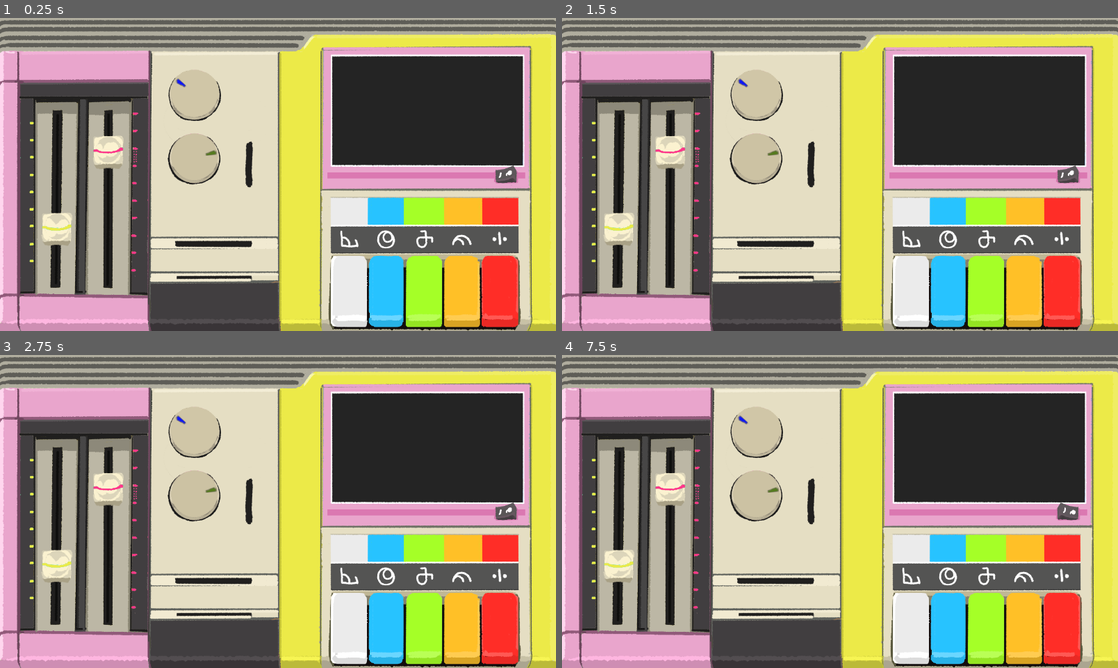
Above: before the commit, frames 1-4 (two rows, left to right).
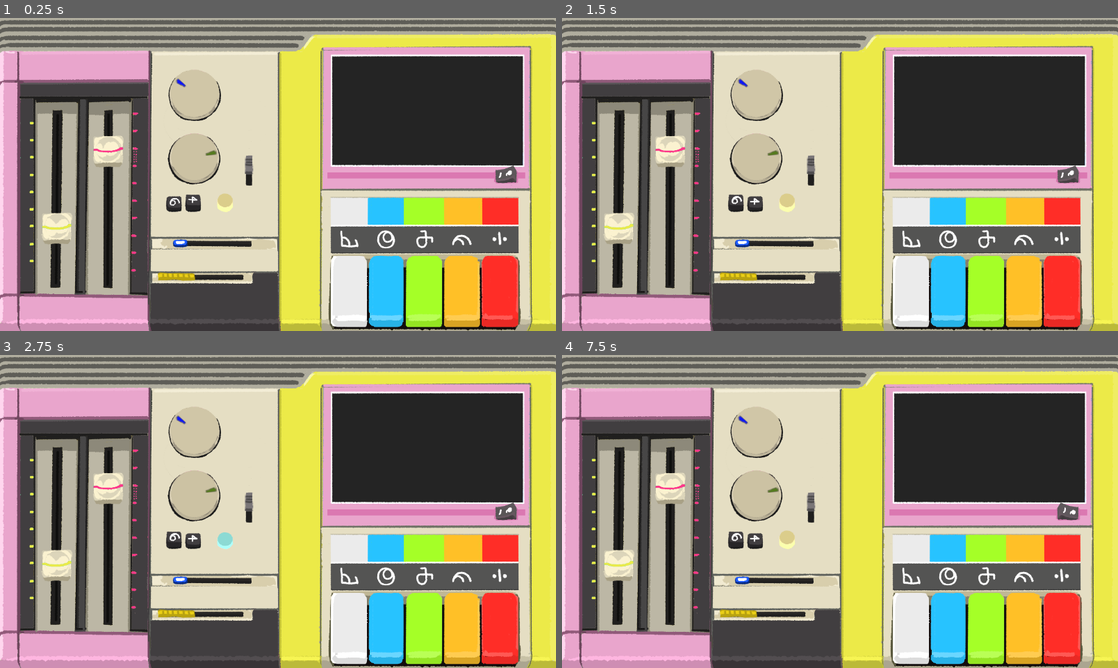
Above: after the commit, the same moments.

Repository: courtesyy/Doohickey
Game: Godot game, scene res://Root scene.tscn
The game is run twice, just before and just after one commit, with the same random seed, the same clock (stepped at 60 frames per second) and the same inputs.
Inputs (mouse positions are in pixels of both pictures, inside the frame that each line leads up to):
- Up to frame 1 (0.25 s): no input
- Up to frame 2 (1.5 s): click (573, 27) at 0.52 s; click (745, 202) at 1.27 s
- Up to frame 3 (2.75 s): click (227, 539) at 2.02 s
- Up to frame 4 (7.5 s): click (789, 539) at 2.77 s; click (912, 627) at 3.5 s; click (945, 627) at 4.25 s; click (984, 627) at 5 s; click (1023, 627) at 5.75 s; click (1062, 627) at 6.5 s; click (1067, 511) at 7.25 s

The runs differ from the first frame. In frame 1, 2.0% of the frame differs, in the area x 7-51%, y 39-85%; in frame 2, 2.0%; in frame 3, 2.0%; in frame 4, 2.0%.

Commit message:
Buttons done
Yay!

Diff:
--- a/Root scene.tscn
+++ b/Root scene.tscn
@@ -19,6 +19,13 @@
 [ext_resource path="res://Sprites/yellowDown.png" type="Texture" id=17]
 [ext_resource path="res://Sprites/blueDown.png" type="Texture" id=18]
 [ext_resource path="res://Sprites/greenDown.png" type="Texture" id=19]
+[ext_resource path="res://Sprites/pairbuttons2.png" type="Texture" id=20]
+[ext_resource path="res://Sprites/pairbuttons1.png" type="Texture" id=21]
+[ext_resource path="res://Sprites/singlebuttonUp.png" type="Texture" id=22]
+[ext_resource path="res://Sprites/singlebuttonDown.png" type="Texture" id=23]
+[ext_resource path="res://Sprites/smallsliderR.png" type="Texture" id=24]
+[ext_resource path="res://Sprites/smallsliderTop.png" type="Texture" id=25]
+[ext_resource path="res://Sprites/smallsliderBottom.png" type="Texture" id=26]
 
 [sub_resource type="StyleBoxTexture" id=4]
 texture = ExtResource( 2 )
@@ -54,6 +61,38 @@
 
 [sub_resource type="BitmapFont" id=9]
 
+[sub_resource type="StyleBoxTexture" id=14]
+texture = ExtResource( 25 )
+region_rect = Rect2( 0, 0, 35, 18 )
+
+[sub_resource type="StyleBoxEmpty" id=15]
+
+[sub_resource type="StyleBoxEmpty" id=16]
+
+[sub_resource type="StyleBoxTexture" id=13]
+texture = ExtResource( 24 )
+region_rect = Rect2( 0, 0, 15, 45 )
+
+[sub_resource type="StyleBoxEmpty" id=10]
+
+[sub_resource type="StyleBoxEmpty" id=11]
+
+[sub_resource type="Theme" id=12]
+HScrollBar/styles/grabber = SubResource( 14 )
+HScrollBar/styles/grabber_highlight = SubResource( 14 )
+HScrollBar/styles/grabber_pressed = SubResource( 14 )
+HScrollBar/styles/scroll = SubResource( 15 )
+HScrollBar/styles/scroll_focus = SubResource( 16 )
+VScrollBar/styles/grabber = SubResource( 13 )
+VScrollBar/styles/grabber_highlight = SubResource( 13 )
+VScrollBar/styles/grabber_pressed = SubResource( 13 )
+VScrollBar/styles/scroll = SubResource( 10 )
+VScrollBar/styles/scroll_focus = SubResource( 11 )
+
+[sub_resource type="StyleBoxTexture" id=17]
+texture = ExtResource( 26 )
+region_rect = Rect2( 0, 0, 89, 21 )
+
 [node name="Root scene" type="Node2D"]
 
 [node name="That thang" type="Control" parent="."]
@@ -81,7 +120,6 @@
 margin_right = 172.0
 margin_bottom = 627.0
 rect_rotation = 0.5
-page = 1.0
 value = 70.0
 
 [node name="SliderR" type="VScrollBar" parent="That thang/Buttons/Large sliders"]
@@ -92,7 +130,6 @@
 custom_styles/grabber_highlight = SubResource( 5 )
 custom_styles/grabber = SubResource( 6 )
 custom_styles/grabber_pressed = SubResource( 7 )
-page = 1.0
 value = 20.0
 
 [node name="Knobs" type="Control" parent="That thang/Buttons"]
@@ -177,14 +214,14 @@
 margin_right = 40.0
 margin_bottom = 40.0
 
-[node name="Paired buttons" type="Control" parent="That thang/Buttons/Small buttons"]
-margin_right = 40.0
-margin_bottom = 40.0
-
-[node name="PairButtonL" type="TextureButton" parent="That thang/Buttons/Small buttons/Paired buttons"]
-margin_right = 40.0
-margin_bottom = 40.0
+[node name="PairButtons" type="TextureButton" parent="That thang/Buttons/Small buttons"]
+margin_left = 382.0
+margin_top = 405.0
+margin_right = 463.0
+margin_bottom = 447.0
 toggle_mode = true
+texture_normal = ExtResource( 21 )
+texture_pressed = ExtResource( 20 )
 
 [node name="Powerbutton" type="TextureButton" parent="That thang/Buttons/Small buttons"]
 margin_left = 1140.0
@@ -194,3 +231,41 @@
 toggle_mode = true
 texture_normal = ExtResource( 13 )
 texture_pressed = ExtResource( 14 )
+
+[node name="SingleButton" type="TextureButton" parent="That thang/Buttons/Small buttons"]
+margin_left = 499.0
+margin_top = 403.0
+margin_right = 539.0
+margin_bottom = 447.0
+toggle_mode = true
+texture_normal = ExtResource( 22 )
+texture_pressed = ExtResource( 23 )
+
+[node name="Small sliders" type="Control" parent="That thang/Buttons"]
+margin_right = 40.0
+margin_bottom = 40.0
+theme = SubResource( 12 )
+
+[node name="SmallsliderR" type="VScrollBar" parent="That thang/Buttons/Small sliders"]
+margin_left = 563.0
+margin_top = 316.0
+margin_right = 584.0
+margin_bottom = 385.0
+step = 33.0
+
+[node name="HScrollBar" type="HScrollBar" parent="That thang/Buttons/Small sliders"]
+margin_left = 398.0
+margin_top = 509.0
+margin_right = 583.0
+margin_bottom = 528.0
+rect_rotation = 0.3
+
+[node name="HScrollBar2" type="HScrollBar" parent="That thang/Buttons/Small sliders"]
+margin_left = 362.0
+margin_top = 585.0
+margin_right = 564.0
+margin_bottom = 605.0
+custom_styles/grabber_highlight = SubResource( 17 )
+custom_styles/grabber = SubResource( 17 )
+custom_styles/grabber_pressed = SubResource( 17 )
+step = 20.0
Not shown: 1 places in Root scene.tscn that only renumber resources
Binary file changed: Sprites/BG.png
Binary file added: Sprites/pairbuttons1.png
Not shown, added: Sprites/pairbuttons1.png.import
Binary file added: Sprites/pairbuttons2.png
Not shown, added: Sprites/pairbuttons2.png.import
Binary file added: Sprites/singlebuttonDown.png
Not shown, added: Sprites/singlebuttonDown.png.import
Binary file added: Sprites/singlebuttonUp.png
Not shown, added: Sprites/singlebuttonUp.png.import
Binary file added: Sprites/smallsliderBottom.png
Not shown, added: Sprites/smallsliderBottom.png.import
(and 4 more such lines)
